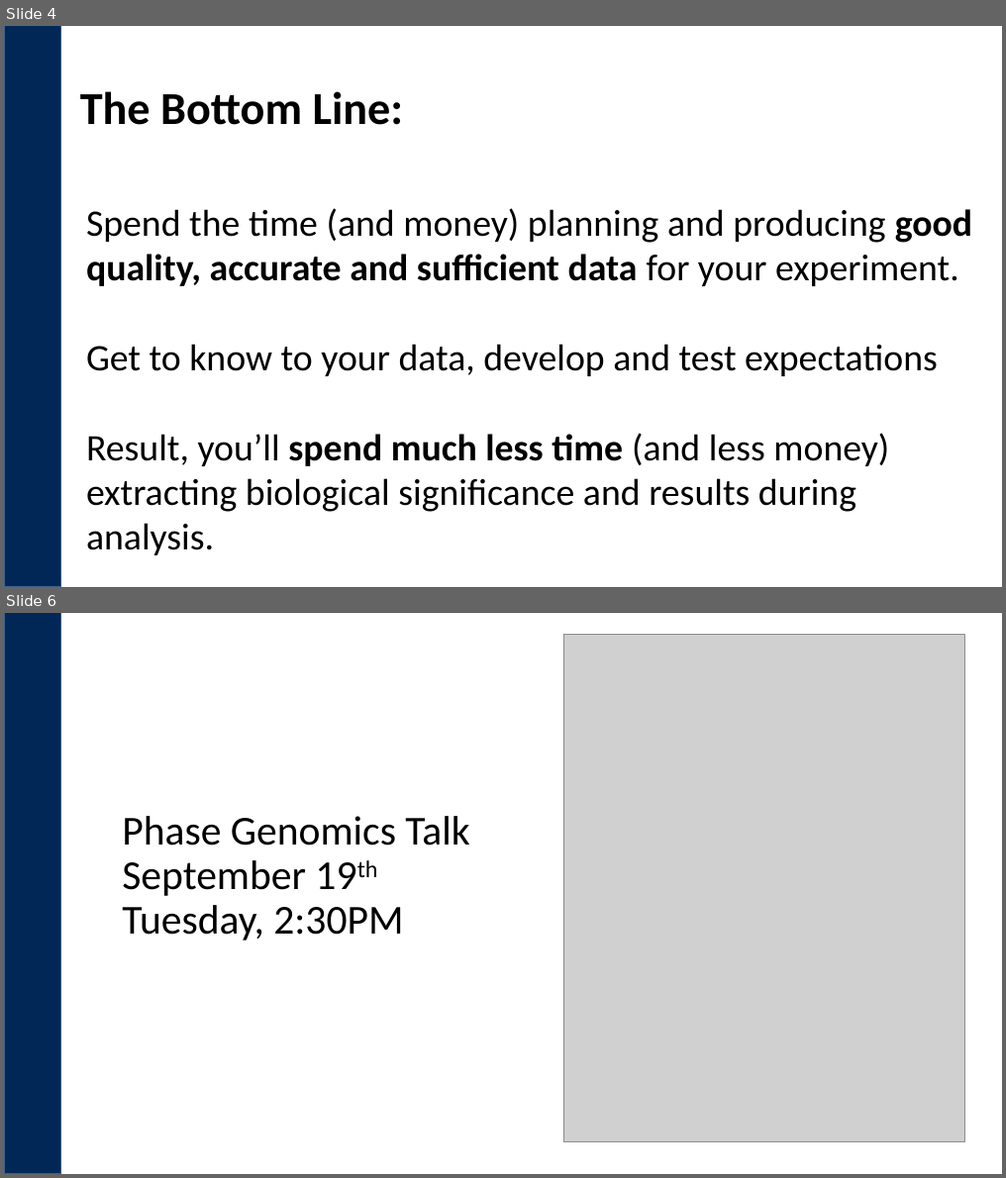
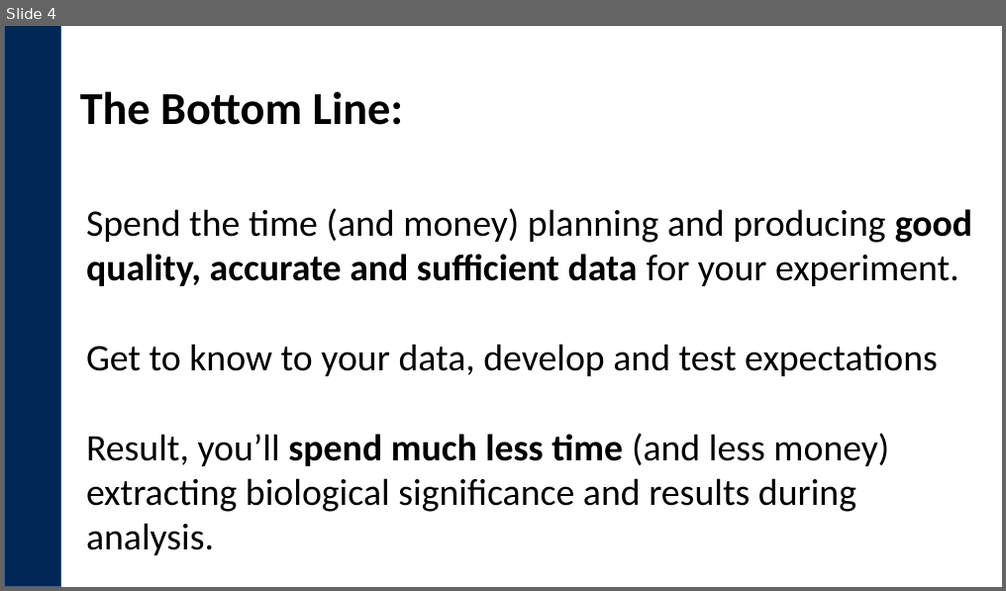
Before and after one commit to ucdavis-bioinformatics-training/2018-May-Microbial-Community-Analysis-Workshop_UCB, a slide deck: wednesday/Closing_Thoughts.pptx. Shown one above the other, each under a label of ours: slides 4 and 6 before the commit, slide 4 after it; the slides between them are not shown. The pictures are 1006x1178 and 1006x591 pixels, drawn with LibreOffice and Linux fonts; fonts in the diff are those of the drawing; grey boxes stand for pictures; background and template pictures are left out. Boxes give left, top, right and bottom in pixels: in the first picture for what was removed or moved away, otherwise in the second. Text is boxed around its words. In the diff, an @@ line names an element or a change of style, - is before the commit and + after.

```diff
--- a/wednesday/Closing_Thoughts.pptx
+++ b/wednesday/Closing_Thoughts.pptx
@@ slide 6 removed at [4,613,1002,1174], background #FFFFFF; not listed: 1 template element that a slide beside it also shows @@
@@ picture removed at [563,635,964,1143] @@
@@ title removed at [122,816,469,941] @@
-Phase Genomics Talk
-September 19th
-Tuesday, 2:30PM
```
Also in this commit, not shown: 1 slide changed, 1 slide added, 1 other slide removed, 7 other files.
